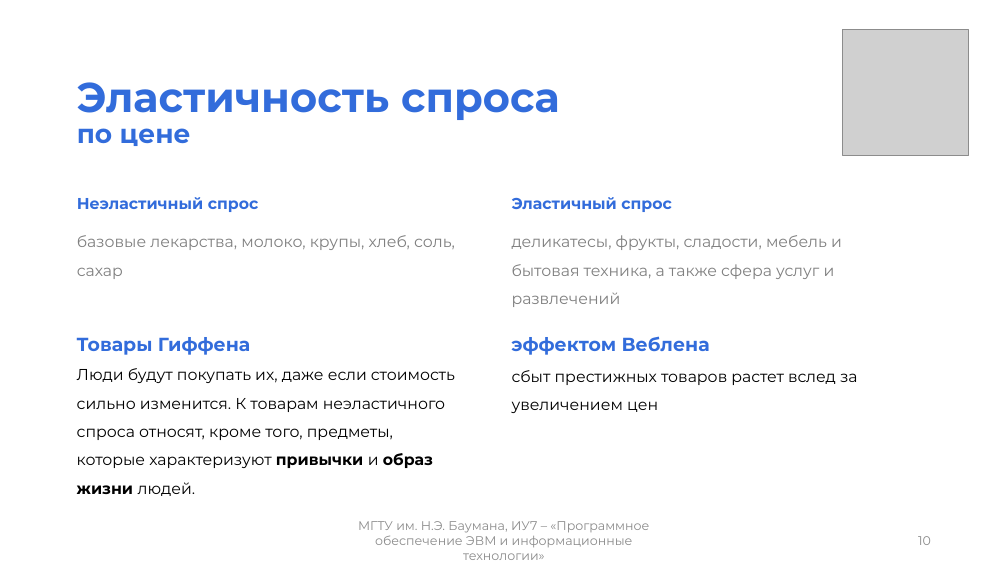
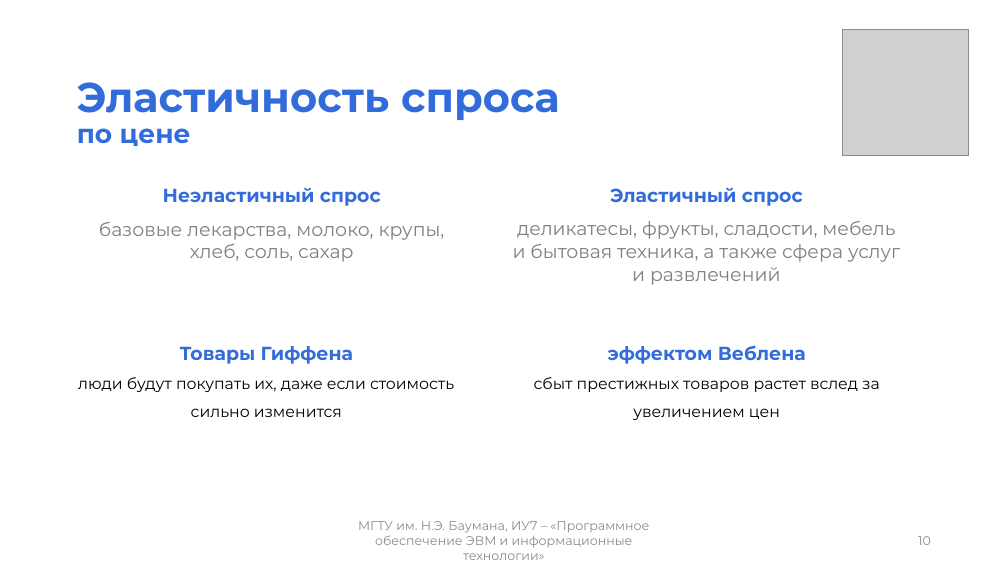
Before and after one commit to mshsvnv/Economics, a slide deck: slide 10 of module_01/pres.pptx. Drawn at 1008x567 pixels with LibreOffice and Linux fonts; fonts in the diff are those of the drawing; grey boxes stand for pictures. Boxes give left, top, right and bottom in pixels: in the first picture for what was removed or moved away, otherwise in the second. Text is boxed around its words. In the diff, an @@ line names an element or a change of style, - is before the commit and + after.

```diff
--- a/module_01/pres.pptx
+++ b/module_01/pres.pptx
@@ text "Неэластичный спрос" at bbox=[99, 188, 445, 262]: size 15 to 18 pt; alignment left to centre; line spacing 1.5 to 1 @@
@@ text "Эластичный спрос" at bbox=[513, 188, 900, 285]: size 15 to 18 pt; alignment left to centre; line spacing 1.5 to 1 @@
@@ text "Товары Гиффена": place and size @@
-text "Товары Гиффена" at bbox=[77, 337, 455, 496]
+text "Товары Гиффена" at bbox=[78, 346, 454, 417]
@@ text "эффектом Веблена": place and size @@
-text "эффектом Веблена" at bbox=[511, 336, 710, 355]
+text "эффектом Веблена" at bbox=[534, 345, 880, 420]
@@ text at bbox=[180, 346, 353, 364]: alignment left to centre @@
@@ text at bbox=[608, 345, 806, 364]: alignment left to centre @@
@@ text at bbox=[78, 377, 454, 417]: text changed @@
-Люди будут покупать их, даже если стоимость сильно изменится. К товарам неэластичного спроса относят, кроме того, предметы, которые характеризуют привычки и образ жизни людей.
+люди будут покупать их, даже если стоимость сильно изменится
@@ text at bbox=[512, 370, 858, 413]: paragraph removed @@
-сбыт престижных товаров растет вслед за увеличением цен
@@ text at bbox=[534, 377, 880, 420]: paragraph added @@
+сбыт престижных товаров растет вслед за увеличением цен
```
Also in this commit, not shown: 4 other slides changed, 23 other files.
